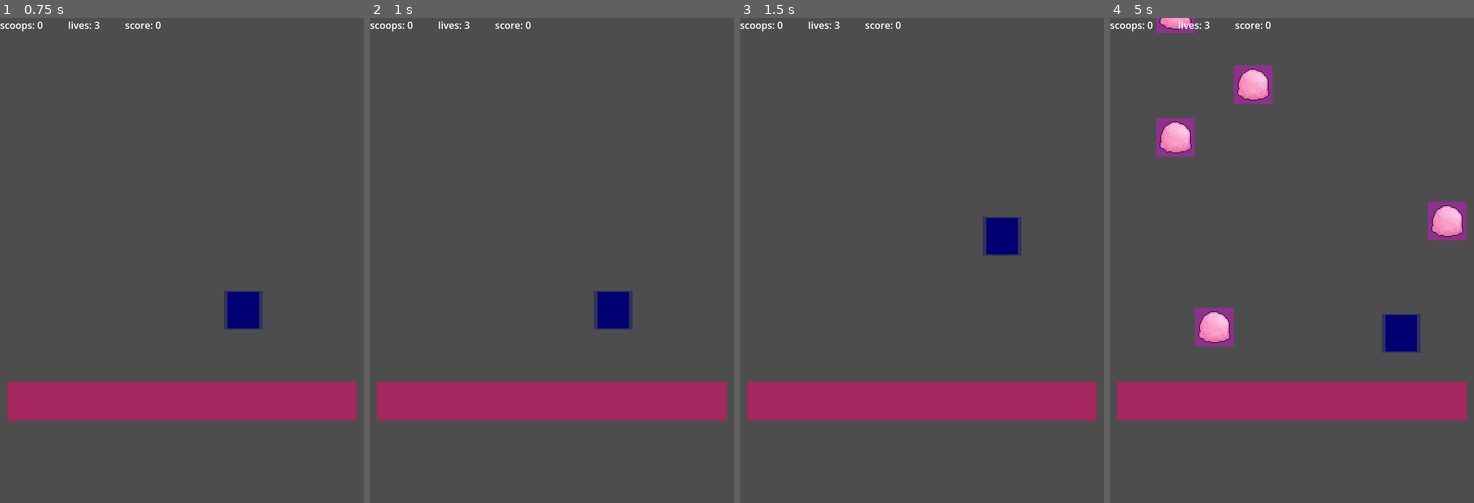
Above: before the commit, frames 1-4 (left to right).
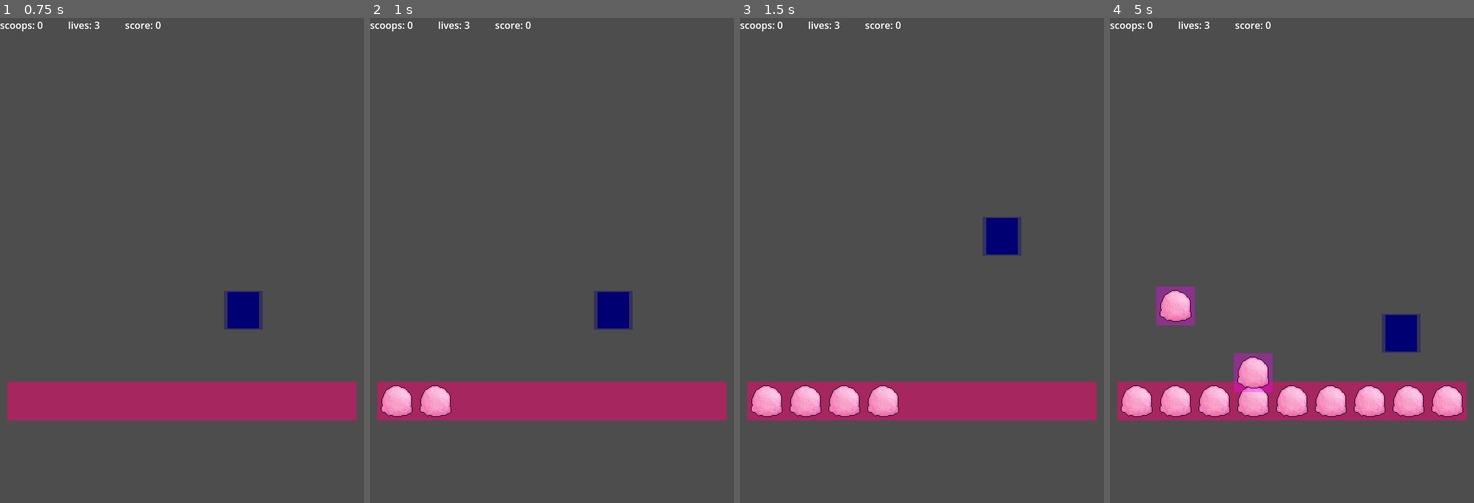
Above: after the commit, the same moments.

Repository: pjpollina/neo-icecream
Game: Godot game, scene res://game_objects/menus/main_menu.tscn
The game is run twice, just before and just after one commit, with the same random seed, the same clock (stepped at 60 frames per second) and the same inputs.
Inputs (mouse positions are in pixels of both pictures, inside the frame that each line leads up to):
- Up to frame 1 (0.75 s): click "Start Game" at 0.5 s
- Up to frame 2 (1 s): no input
- Up to frame 3 (1.5 s): move the mouse to (1002, 236) at 1.27 s
- Up to frame 4 (5 s): move the mouse to (1219, 284) at 2.02 s; move the mouse to (1328, 153) at 2.77 s; move the mouse to (1273, 357) at 3.52 s; move the mouse to (1401, 333) at 4.27 s

Frame 1 is identical in both runs. In frame 2, 0.9% of the frame differs, in the area x 3-23%, y 75-83%; in frame 3, 1.8%; in frame 4, 9.4%, in the area x 3-98%, y 0-83%.

Commit message:
Added scoop loading sequence and SFX

Diff:
--- a/game_objects/menus/game_over.gd
+++ b/game_objects/menus/game_over.gd
@@ -5,3 +5,6 @@
 
 func _on_return_to_title_pressed():
   get_tree().change_scene_to_file("res://game_objects/menus/main_menu.tscn")
+
+func _on_mouse_entered_button():
+  $ButtonHoverSFX.play()
--- a/game_objects/menus/game_over.tscn
+++ b/game_objects/menus/game_over.tscn
@@ -1,6 +1,7 @@
-[gd_scene load_steps=3 format=3 uid="uid://i50qdbt4xp2k"]
+[gd_scene load_steps=4 format=3 uid="uid://i50qdbt4xp2k"]
 
 [ext_resource type="Script" path="res://game_objects/menus/game_over.gd" id="1_nqakm"]
+[ext_resource type="AudioStream" uid="uid://wg2kccvvruj6" path="res://assets/audio/sfx/ui_hover.ogg" id="2_hsetg"]
 
 [sub_resource type="PlaceholderTexture2D" id="PlaceholderTexture2D_ahiwi"]
 
@@ -59,5 +60,10 @@
 size_flags_horizontal = 3
 text = "Return to Title"
 
+[node name="ButtonHoverSFX" type="AudioStreamPlayer" parent="."]
+stream = ExtResource("2_hsetg")
+
+[connection signal="mouse_entered" from="Buttons/PlayAgain" to="." method="_on_mouse_entered_button"]
 [connection signal="pressed" from="Buttons/PlayAgain" to="." method="_on_play_again_pressed"]
+[connection signal="mouse_entered" from="Buttons/ReturnToTitle" to="." method="_on_mouse_entered_button"]
 [connection signal="pressed" from="Buttons/ReturnToTitle" to="." method="_on_return_to_title_pressed"]
--- a/game_objects/menus/main_menu.gd
+++ b/game_objects/menus/main_menu.gd
@@ -8,3 +8,6 @@
 
 func _on_toggle_music_pressed():
   pass
+
+func _on_mouse_entered_button():
+  $ButtonHoverSFX.play()
--- a/game_objects/menus/main_menu.tscn
+++ b/game_objects/menus/main_menu.tscn
@@ -1,6 +1,7 @@
-[gd_scene load_steps=4 format=3 uid="uid://c4oaxvwyqgqc8"]
+[gd_scene load_steps=5 format=3 uid="uid://c4oaxvwyqgqc8"]
 
 [ext_resource type="Script" path="res://game_objects/menus/main_menu.gd" id="1_bqkwv"]
+[ext_resource type="AudioStream" uid="uid://wg2kccvvruj6" path="res://assets/audio/sfx/ui_hover.ogg" id="2_p1co8"]
 
 [sub_resource type="PlaceholderTexture2D" id="PlaceholderTexture2D_ahiwi"]
 
@@ -71,6 +72,12 @@
 size_flags_horizontal = 4
 text = "Turn Music Off"
 
+[node name="ButtonHoverSFX" type="AudioStreamPlayer" parent="."]
+stream = ExtResource("2_p1co8")
+
+[connection signal="mouse_entered" from="Buttons/TopRow/Instructions" to="." method="_on_mouse_entered_button"]
 [connection signal="pressed" from="Buttons/TopRow/Instructions" to="." method="_on_instructions_pressed"]
+[connection signal="mouse_entered" from="Buttons/TopRow/StartGame" to="." method="_on_mouse_entered_button"]
 [connection signal="pressed" from="Buttons/TopRow/StartGame" to="." method="_on_start_game_pressed"]
+[connection signal="mouse_entered" from="Buttons/ToggleMusic" to="." method="_on_mouse_entered_button"]
 [connection signal="pressed" from="Buttons/ToggleMusic" to="." method="_on_toggle_music_pressed"]
--- a/game_objects/player/player.gd
+++ b/game_objects/player/player.gd
@@ -18,4 +18,5 @@
 # Called when player is hit
 func _on_area_entered(area):
   if area as Scoop:
+    $SplatterSFX.play()
     splattered.emit()
--- a/game_objects/player/player.tscn
+++ b/game_objects/player/player.tscn
@@ -1,6 +1,7 @@
-[gd_scene load_steps=5 format=3 uid="uid://drfpw0pttiuut"]
+[gd_scene load_steps=6 format=3 uid="uid://drfpw0pttiuut"]
 
 [ext_resource type="Script" path="res://game_objects/player/player.gd" id="1_dykij"]
+[ext_resource type="AudioStream" uid="uid://dro80bncnodbf" path="res://assets/audio/sfx/splatter.ogg" id="2_ry8eg"]
 
 [sub_resource type="PlaceholderTexture2D" id="PlaceholderTexture2D_5w8oi"]
 size = Vector2(64, 64)
@@ -34,4 +35,7 @@
 debug_color = Color(0.992157, 0, 0.247059, 0.419608)
 metadata/_edit_lock_ = true
 
+[node name="SplatterSFX" type="AudioStreamPlayer" parent="."]
+stream = ExtResource("2_ry8eg")
+
 [connection signal="area_entered" from="." to="." method="_on_area_entered"]
--- /dev/null
+++ b/game_objects/projectiles/load_sequence.gd
@@ -0,0 +1,33 @@
+extends Node
+
+signal donezo
+
+@onready var points = get_parent().get_node("Positions").points
+var index: int = 0
+
+var firerate: float = 0.1875  # Cooldown between loads
+var cooldown: float = 0.0     # Delta timer
+
+func _process(delta):
+  # Update the cooldown timer
+  cooldown += delta
+
+  # Where the fun begins
+  if cooldown > firerate:
+    cooldown = 0.0
+
+    if(index >= points.size()):
+      donezo.emit()
+      queue_free()
+      return
+
+    var sprite = $Sprite.duplicate()
+    #sprite.texture = $Sprite.texture
+    sprite.position = points[index]
+    #sprite.translate(get_parent().position)
+    get_parent().get_node("Scoops").add_child(sprite)
+    sprite.show()
+
+    # Play the sound
+    $SFX.play()
+    index += 1
--- a/game_objects/projectiles/shooter.gd
+++ b/game_objects/projectiles/shooter.gd
@@ -4,12 +4,12 @@
 const Scoop = preload("res://game_objects/projectiles/scoop.tscn")
 
 var firerate: float = 0.25  # Base time in seconds between shots
-var cooldown: float = 0.0   # Delta timer
+var cooldown: float = -999  # Delta timer
 var last_shot: int = -1     # Most recent firing position
 
 # Initialize the shooter
 func _ready():
-  prepare()
+  pass
 
 # Where the magic happens
 func _process(delta):
--- a/game_objects/projectiles/shooter.tscn
+++ b/game_objects/projectiles/shooter.tscn
@@ -1,6 +1,9 @@
-[gd_scene load_steps=3 format=3 uid="uid://c5mexxt3t5ok"]
+[gd_scene load_steps=6 format=3 uid="uid://c5mexxt3t5ok"]
 
 [ext_resource type="Script" path="res://game_objects/projectiles/shooter.gd" id="1_7ky70"]
+[ext_resource type="Script" path="res://game_objects/projectiles/load_sequence.gd" id="2_f28tr"]
+[ext_resource type="AudioStream" uid="uid://bkomf56r1hrk0" path="res://assets/audio/sfx/loading_cone.ogg" id="3_2ppvk"]
+[ext_resource type="Texture2D" uid="uid://d28twtgr684hw" path="res://assets/sprites/scoops.webp" id="4_8tl81"]
 
 [sub_resource type="PlaceholderTexture2D" id="PlaceholderTexture2D_4g51o"]
 size = Vector2(576, 64)
@@ -20,3 +23,18 @@
 show_behind_parent = true
 texture = SubResource("PlaceholderTexture2D_4g51o")
 centered = false
+
+[node name="LoadSequence" type="Node" parent="."]
+script = ExtResource("2_f28tr")
+
+[node name="SFX" type="AudioStreamPlayer" parent="LoadSequence"]
+stream = ExtResource("3_2ppvk")
+
+[node name="Sprite" type="Sprite2D" parent="LoadSequence"]
+visible = false
+texture = ExtResource("4_8tl81")
+centered = false
+region_enabled = true
+region_rect = Rect2(0, 0, 64, 64)
+
+[node name="Scoops" type="CanvasGroup" parent="."]
--- a/game_objects/scenes/game.gd
+++ b/game_objects/scenes/game.gd
@@ -25,3 +25,6 @@
 func _on_scoop_outta_here():
   dodges += 1
   score += 5
+
+func _on_load_sequence_donezo():
+  $Shooter.prepare()
--- a/game_objects/scenes/game.tscn
+++ b/game_objects/scenes/game.tscn
@@ -31,3 +31,6 @@
 
 [connection signal="body_entered" from="Player" to="Player" method="_on_body_entered"]
 [connection signal="splattered" from="Player" to="." method="_on_player_splattered"]
+[connection signal="donezo" from="Shooter/LoadSequence" to="." method="_on_load_sequence_donezo"]
+
+[editable path="Shooter"]
Not shown, added: assets/audio/sfx/loading_cone.ogg
Not shown, added: assets/audio/sfx/splatter.ogg
Not shown, added: assets/audio/sfx/ui_hover.ogg
